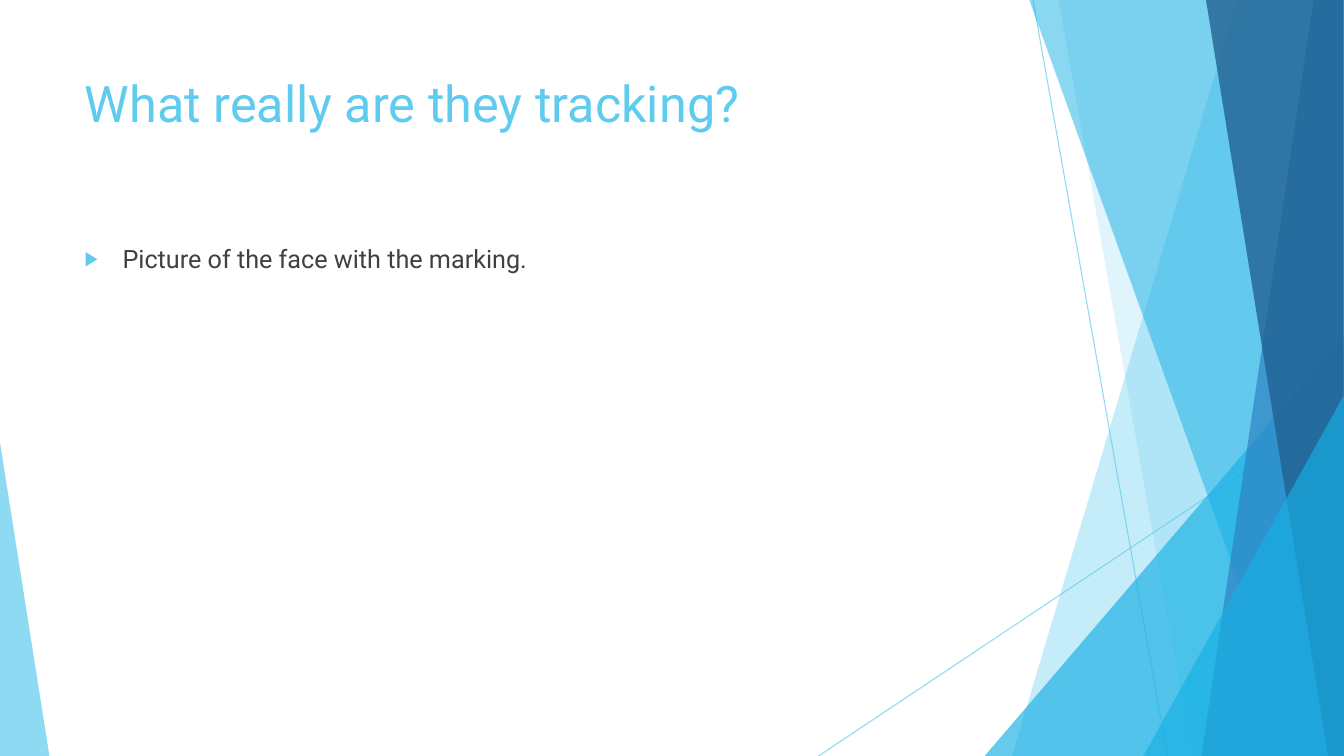
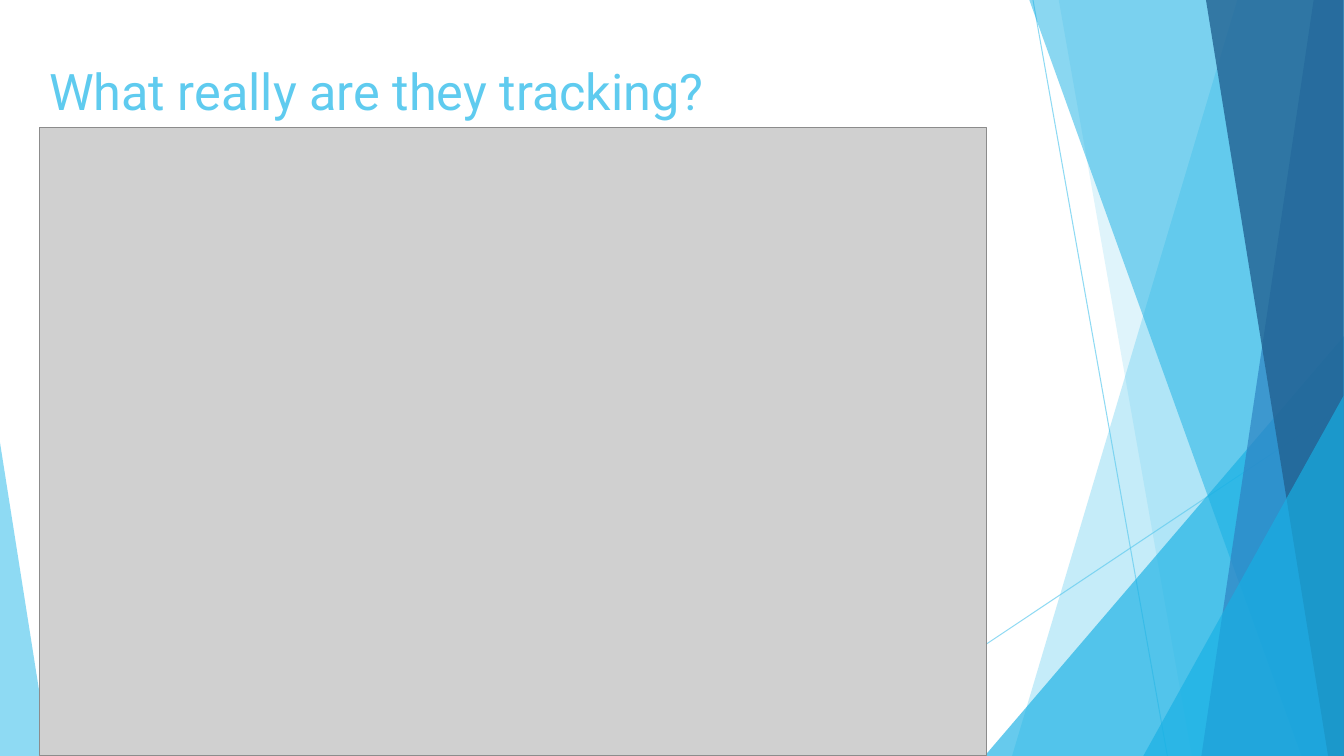
Before and after one commit to pulcher/Robot-Overlord-TV, a slide deck: slide 8 of roltv.pptx (slide 5 before the commit). Drawn at 1344x756 pixels with LibreOffice and Linux fonts; fonts in the diff are those of the drawing; grey boxes stand for pictures. Boxes give left, top, right and bottom in pixels: in the first picture for what was removed or moved away, otherwise in the second. Text is boxed around its words. In the diff, an @@ line names an element or a change of style, - is before the commit and + after.

```diff
--- a/roltv.pptx
+++ b/roltv.pptx
@@ title "What really are they tracking?": place and size @@
-title "What really are they tracking?" at [85, 84, 739, 133]
+title "What really are they tracking?" at [49, 72, 704, 121]
@@ picture added at [39, 127, 987, 756] @@
@@ text removed at [123, 249, 527, 274] @@
-▶ Picture of the face with the marking.
```
Also in this commit, not shown: 3 other slides changed, 5 slides added, 2 slides removed.
